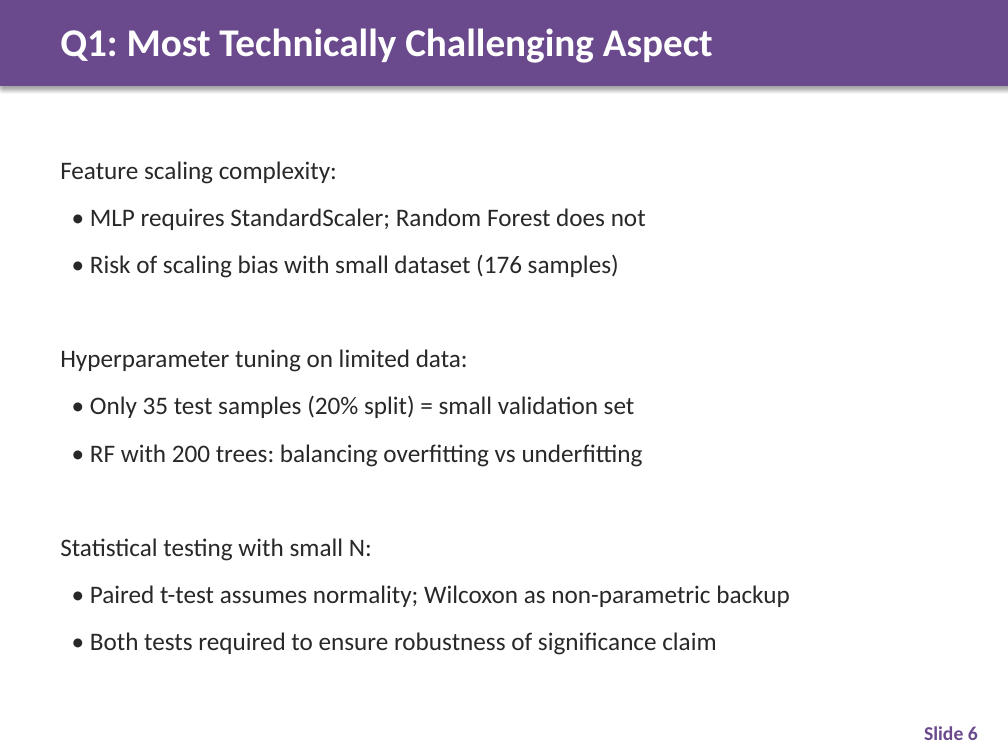
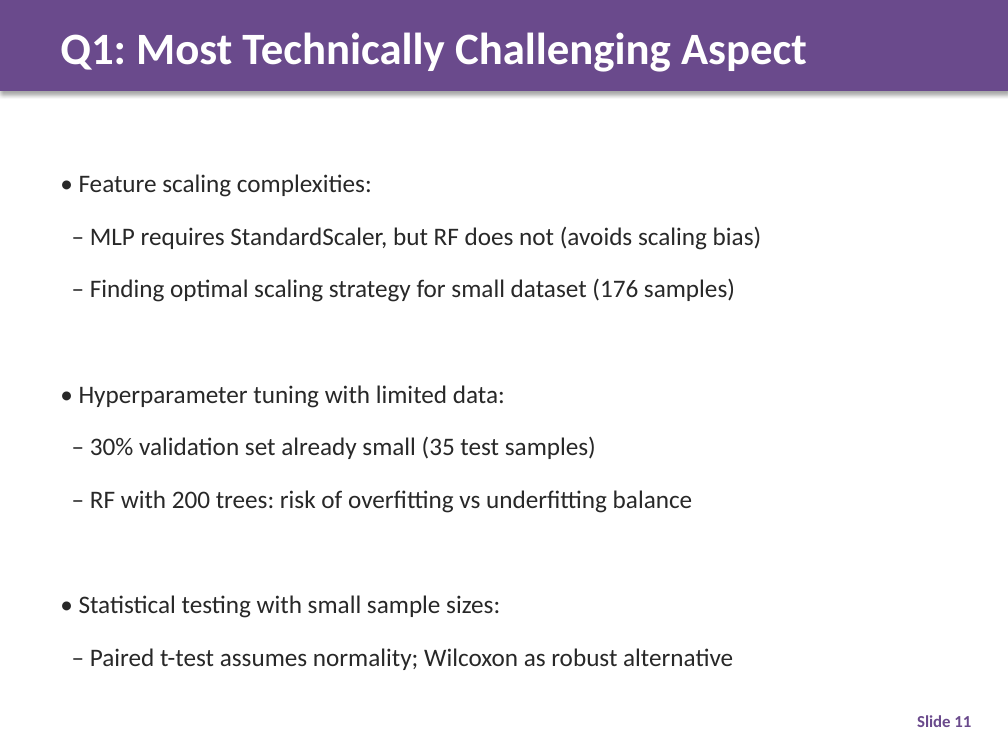
Before and after one commit to tanyingy-kau/ML-Assignments, a slide deck: slide 11 of slides/term_project_presentation_SYNGAS--group 6 Ying.pptx (slide 7 before the commit). Drawn at 1008x756 pixels with LibreOffice and Linux fonts; fonts in the diff are those of the drawing. Boxes give left, top, right and bottom in pixels: in the first picture for what was removed or moved away, otherwise in the second. Text is boxed around its words. In the diff, an @@ line names an element or a change of style, - is before the commit and + after.

```diff
--- a/slides/term_project_presentation_SYNGAS--group 6 Ying.pptx
+++ b/slides/term_project_presentation_SYNGAS--group 6 Ying.pptx
@@ rectangle: place and size @@
-rectangle at [0, 0, 1008, 86]
+rectangle at [0, 0, 1008, 91]
@@ text "Q1: Most Technically Challenging Aspect" at [60, 32, 807, 72]: size 28 to 32 pt @@
@@ text at [79, 174, 762, 670]: text changed @@
-Feature scaling complexity:
-• MLP requires StandardScaler; Random Forest does not
-• Risk of scaling bias with small dataset (176 samples)
-Hyperparameter tuning on limited data:
-• Only 35 test samples (20% split) = small validation set
-• RF with 200 trees: balancing overfitting vs underfitting
-Statistical testing with small N:
-• Paired t-test assumes normality; Wilcoxon as non-parametric backup
-• Both tests required to ensure robustness of significance claim
+• Feature scaling complexities:
+– MLP requires StandardScaler, but RF does not (avoids scaling bias)
+– Finding optimal scaling strategy for small dataset (176 samples)
+• Hyperparameter tuning with limited data:
+– 30% validation set already small (35 test samples)
+– RF with 200 trees: risk of overfitting vs underfitting balance
+• Statistical testing with small sample sizes:
+– Paired t-test assumes normality; Wilcoxon as robust alternative
@@ text at [917, 715, 971, 727]: text changed; size 14 to 12 pt @@
-Slide 6
+Slide 11
```
Also in this commit, not shown: 4 other slides changed, 8 slides added, 5 slides removed.
